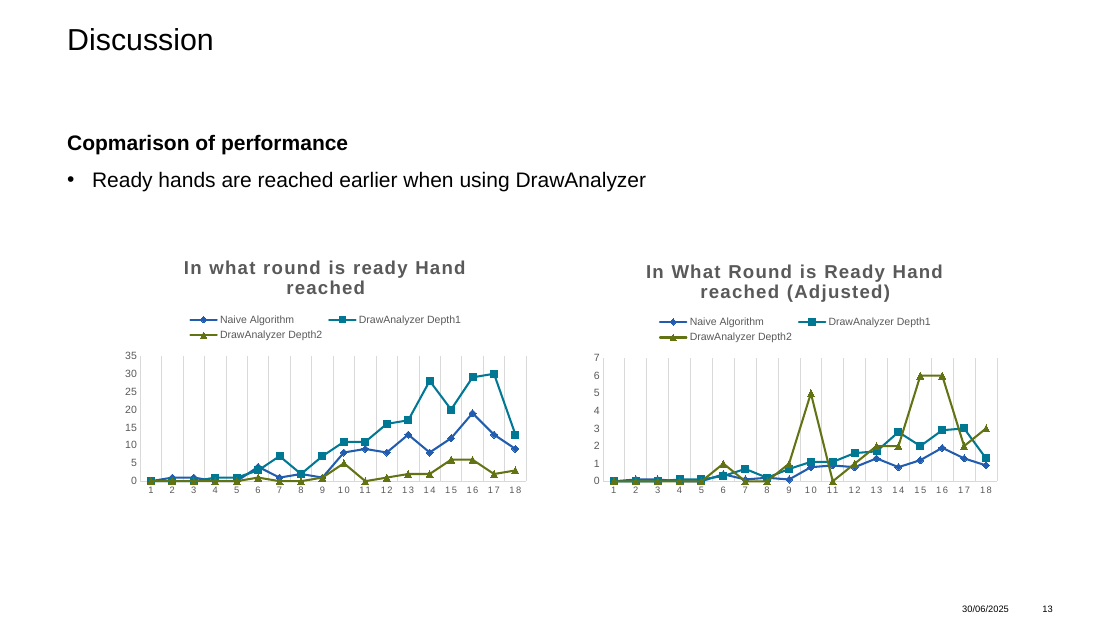
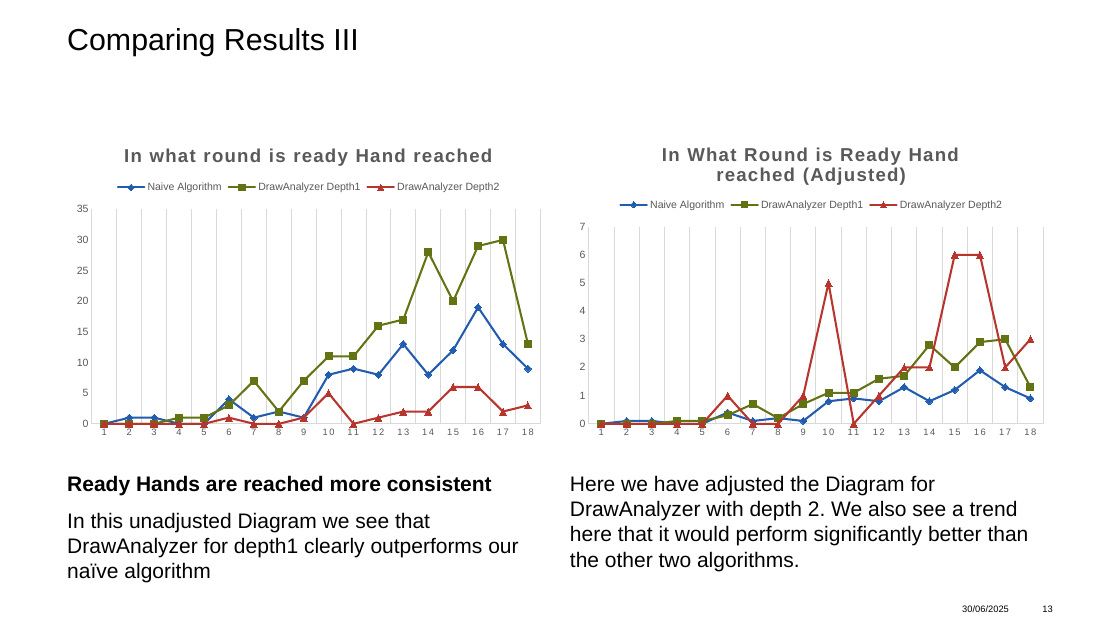
Before and after one commit to adidell01/MahjongOptimization, a slide deck: slide 13 of ProjectPresentation_asadikovic_jlyrer.pptx. Drawn at 1120x630 pixels with LibreOffice and Linux fonts; fonts in the diff are those of the drawing; background and template pictures are left out. Boxes give left, top, right and bottom in pixels: in the first picture for what was removed or moved away, otherwise in the second. Text is boxed around its words. In the diff, an @@ line names an element or a change of style, - is before the commit and + after.

Commit message:
Updated "Discussion" and "Results"

```diff
--- a/ProjectPresentation_asadikovic_jlyrer.pptx
+++ b/ProjectPresentation_asadikovic_jlyrer.pptx
@@ title at bbox=[67, 28, 358, 56]: text changed @@
-Discussion
+Comparing Results III
@@ line chart at bbox=[67, 130, 550, 444] @@
@@ title "In What Round is Ready Hand reached (Adjusted) " to "In what round is ready Hand reached " @@
-Naive Algorithm: 0, 0.1, 0.1, 0, 0, 0.4, 0.1, 0.2, 0.1, 0.8, 0.9, 0.8, 1.3, 0.8, 1.2, 1.9, 1.3, 0.9
+Naive Algorithm: 0, 1, 1, 0, 0, 4, 1, 2, 1, 8, 9, 8, 13, 8, 12, 19, 13, 9
-DrawAnalyzer Depth1: 0, 0, 0, 0.1, 0.1, 0.3, 0.7, 0.2, 0.7, 1.1, 1.1, 1.6, 1.7, 2.8, 2, 2.9, 3, 1.3
+DrawAnalyzer Depth1: 0, 0, 0, 1, 1, 3, 7, 2, 7, 11, 11, 16, 17, 28, 20, 29, 30, 13
@@ colour of DrawAnalyzer Depth1 #007894 to #627313 @@
@@ colour of DrawAnalyzer Depth2 #627313 to #B7352D @@
@@ line chart: place and size @@
-line chart at bbox=[586, 248, 1006, 500]
+line chart at bbox=[67, 130, 550, 444]
@@ line chart at bbox=[570, 130, 1053, 444] @@
@@ title "In what round is ready Hand reached " to "In What Round is Ready Hand reached (Adjusted) " @@
-Naive Algorithm: 0, 1, 1, 0, 0, 4, 1, 2, 1, 8, 9, 8, 13, 8, 12, 19, 13, 9
+Naive Algorithm: 0, 0.1, 0.1, 0, 0, 0.4, 0.1, 0.2, 0.1, 0.8, 0.9, 0.8, 1.3, 0.8, 1.2, 1.9, 1.3, 0.9
-DrawAnalyzer Depth1: 0, 0, 0, 1, 1, 3, 7, 2, 7, 11, 11, 16, 17, 28, 20, 29, 30, 13
+DrawAnalyzer Depth1: 0, 0, 0, 0.1, 0.1, 0.3, 0.7, 0.2, 0.7, 1.1, 1.1, 1.6, 1.7, 2.8, 2, 2.9, 3, 1.3
@@ colour of DrawAnalyzer Depth1 #007894 to #627313 @@
@@ colour of DrawAnalyzer Depth2 #627313 to #B7352D @@
@@ line chart: place and size @@
-line chart at bbox=[117, 243, 534, 500]
+line chart at bbox=[570, 130, 1053, 444]
@@ text at bbox=[67, 475, 518, 583]: text changed @@
-Copmarison of performance
-• Ready hands are reached earlier when using DrawAnalyzer
+Ready Hands are reached more consistent
+In this unadjusted Diagram we see that DrawAnalyzer for depth1 clearly outperforms our naïve algorithm
@@ text added at bbox=[570, 475, 1029, 571], 18 pt, text #000000 @@
+Here we have adjusted the Diagram for DrawAnalyzer with depth 2. We also see a trend here that it would perform significantly better than the other two algorithms.
```
Also in this commit, not shown: 5 other slides changed, 1 slide added.
